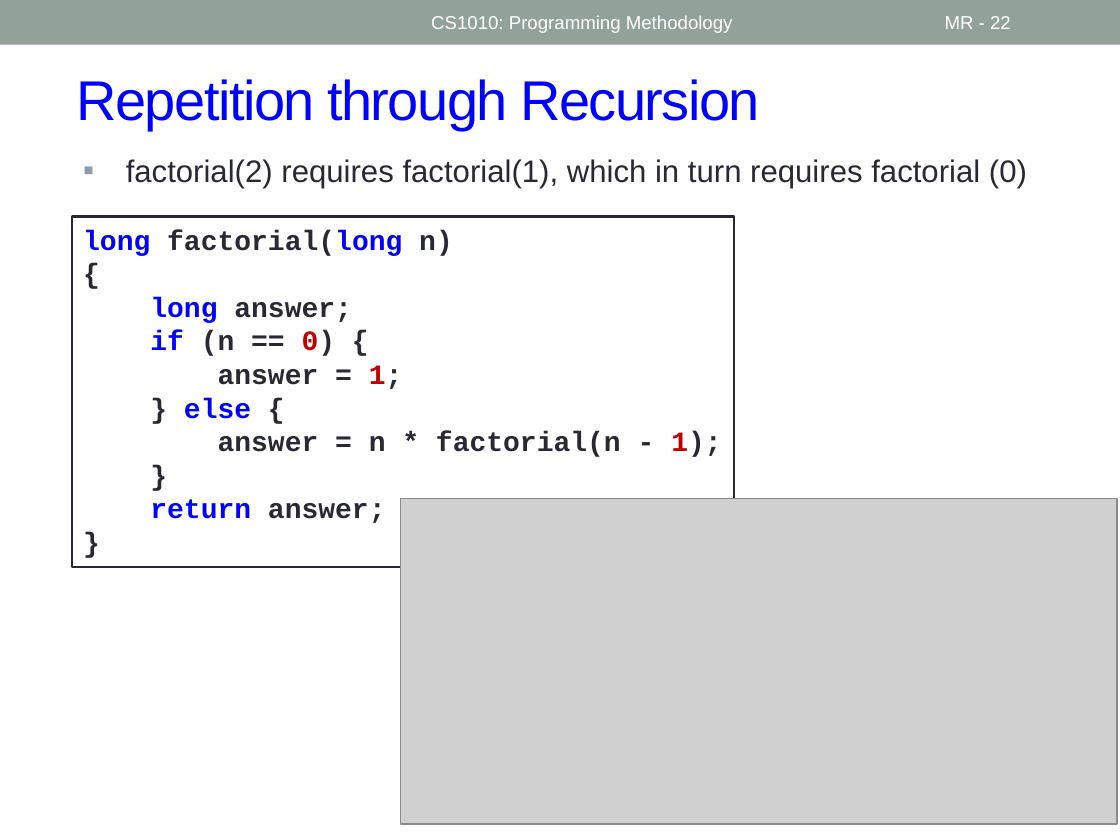
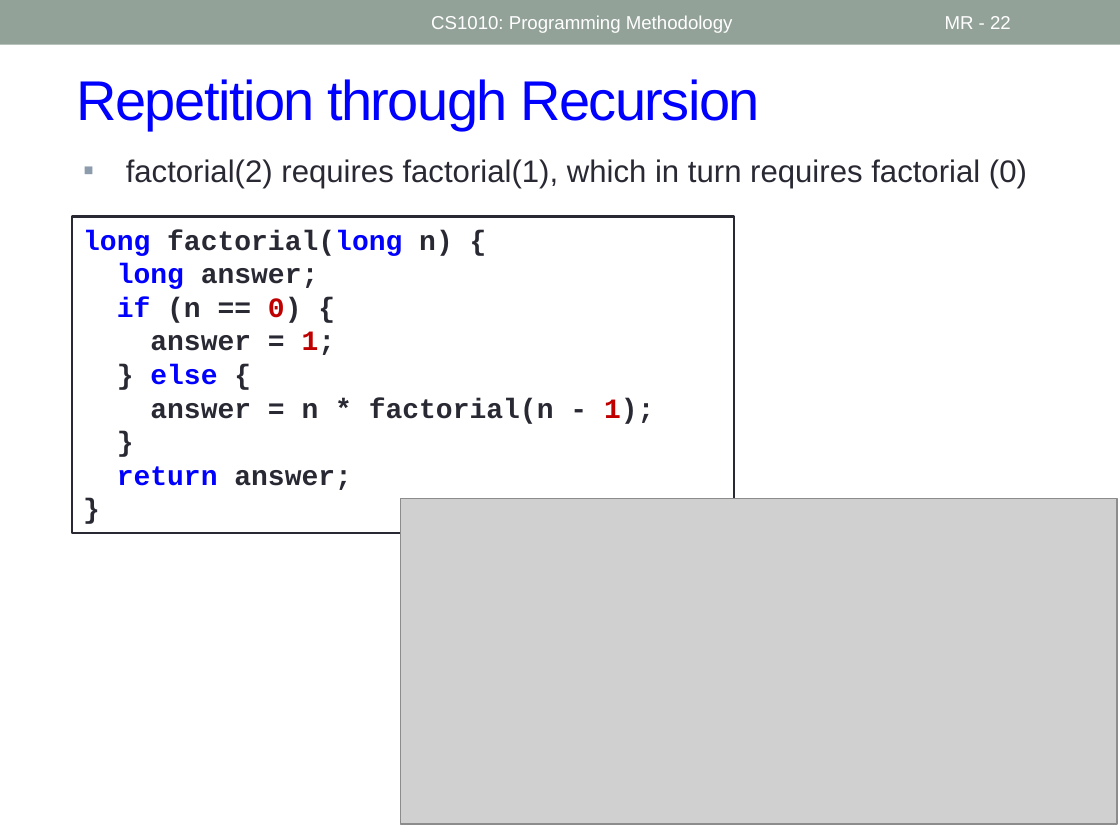
Before and after one commit to nus-cs1010-2526-s2/website, a slide deck: slide 22 of slides/Mega Recap.pptx. Drawn at 1120x840 pixels with LibreOffice and Linux fonts; fonts in the diff are those of the drawing; grey boxes stand for pictures. Boxes give left, top, right and bottom in pixels: in the first picture for what was removed or moved away, otherwise in the second. Text is boxed around its words. In the diff, an @@ line names an element or a change of style, - is before the commit and + after.

```diff
--- a/slides/Mega Recap.pptx
+++ b/slides/Mega Recap.pptx
@@ rectangle "long factorial(long n) {": place and size @@
-rectangle "long factorial(long n) {" at (72,216,734,567)
+rectangle "long factorial(long n) {" at (72,216,734,533)
```
Also in this commit, not shown: 1 other slide changed, 1 other file.
